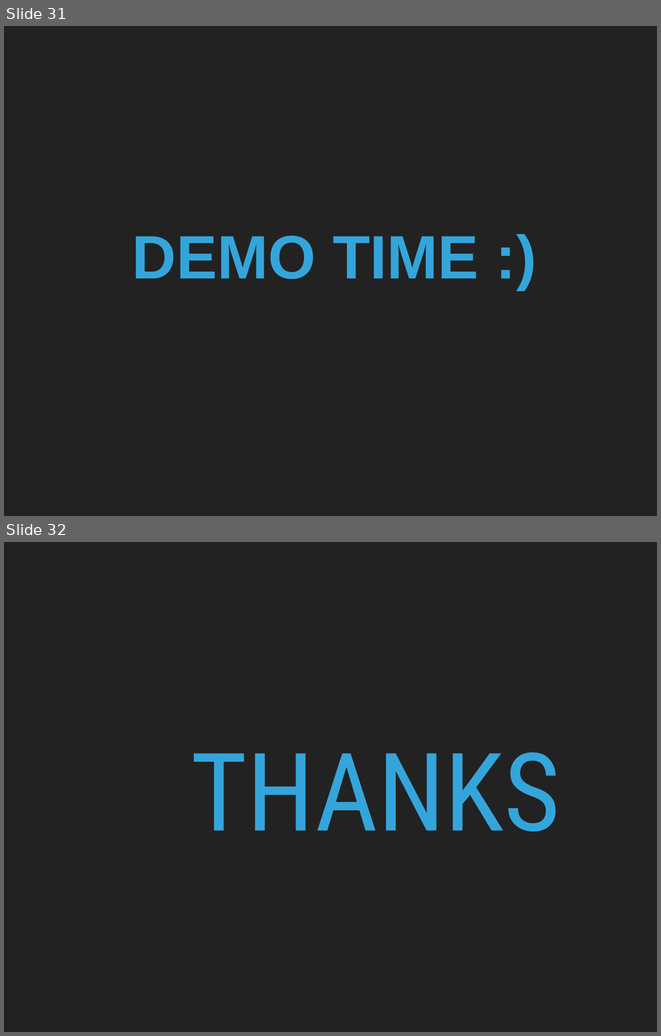
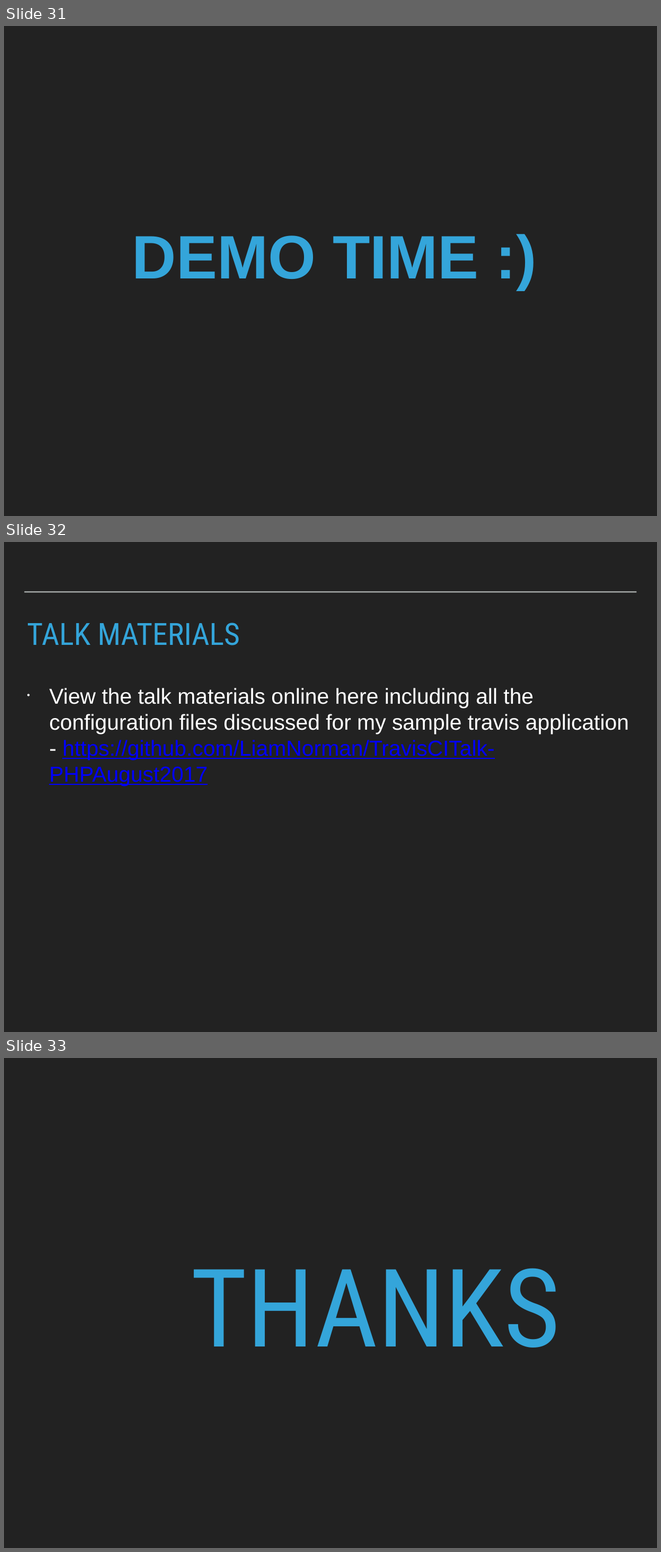
Before and after one commit to LiamNorman/TravisCITalk-PHPAugust2017, a slide deck: Travis-CI-LiamNorman.pptx. Shown one above the other, each under a label of ours: slides 31 and 32 before the commit, slides 31, 32 and 33 after it. The pictures are 661x1036 and 661x1552 pixels, drawn with LibreOffice and Linux fonts; fonts in the diff are those of the drawing. Boxes give left, top, right and bottom in pixels: in the first picture for what was removed or moved away, otherwise in the second. Text is boxed around its words. In the diff, an @@ line names an element or a change of style, - is before the commit and + after.

Commit message:
updated powerpoint

```diff
--- a/Travis-CI-LiamNorman.pptx
+++ b/Travis-CI-LiamNorman.pptx
@@ slide 32 added at (x1=4, y1=542, x2=657, y2=1032), background #222222 @@
@@ line added from (24, 592) to (637, 592), #A6AAA9 2 pt @@
@@ title added at (x1=27, y1=623, x2=240, y2=645), 48 pt, text #34A5DA @@
+TALK MATERIALS
@@ text added at (x1=49, y1=688, x2=629, y2=786), 34 pt, text #FFFFFF @@
+• View the talk materials online here including all the configuration files discussed for my sample travis application - https://github.com/LiamNorman/TravisCITalk-PHPAugust2017
@@ what was slide 32 is now slide 33 @@
```
